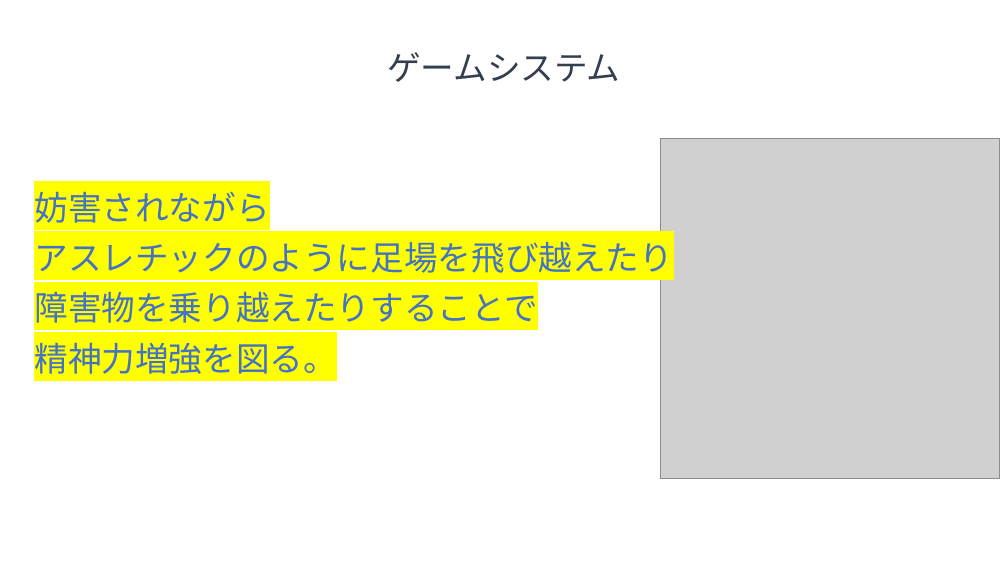
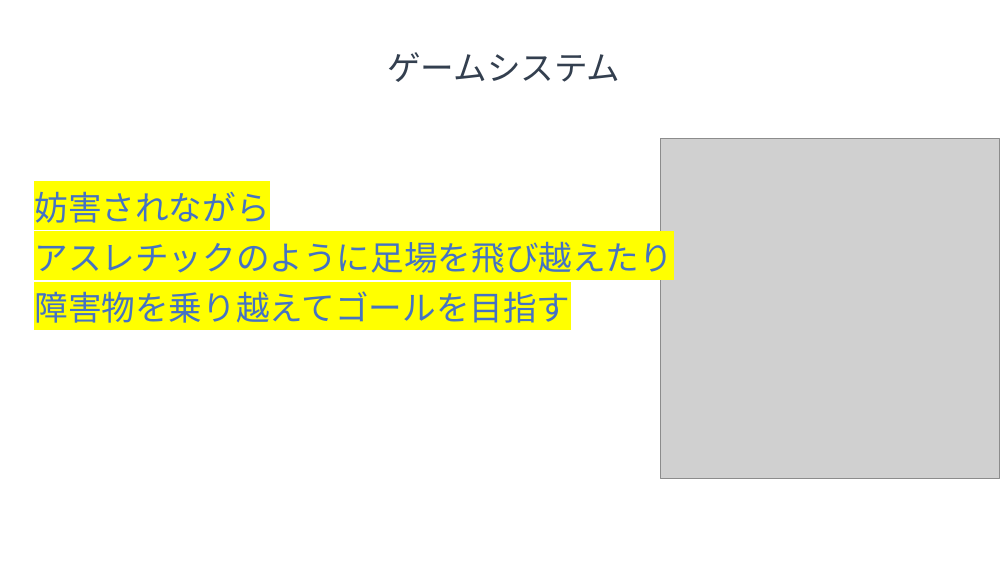
Before and after one commit to trr-n/taxmc-neo, a slide deck: slide 2 of kikaku/potato_kikakusho.pptx. Drawn at 1008x567 pixels with LibreOffice and Linux fonts; fonts in the diff are those of the drawing; grey boxes stand for pictures. Boxes give left, top, right and bottom in pixels: in the first picture for what was removed or moved away, otherwise in the second. Text is boxed around its words. In the diff, an @@ line names an element or a change of style, - is before the commit and + after.

```diff
--- a/kikaku/potato_kikakusho.pptx
+++ b/kikaku/potato_kikakusho.pptx
@@ text at (34, 291, 570, 323): text changed @@
-障害物を乗り越えたりすることで
-精神力増強を図る。
+障害物を乗り越えてゴールを目指す
```
Also in this commit, not shown: 2 other slides changed, 1 slide added, 19 other files.
